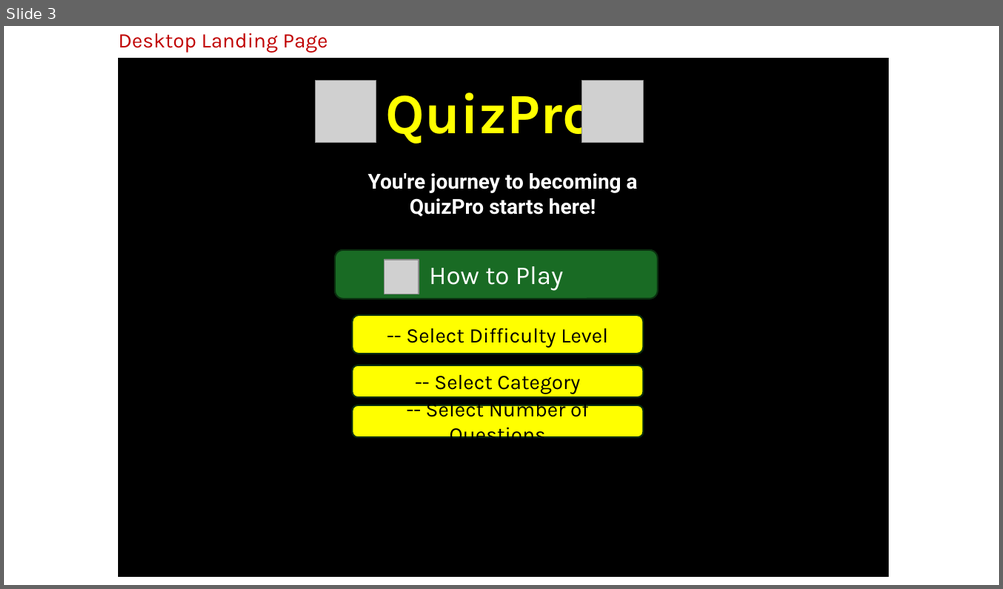
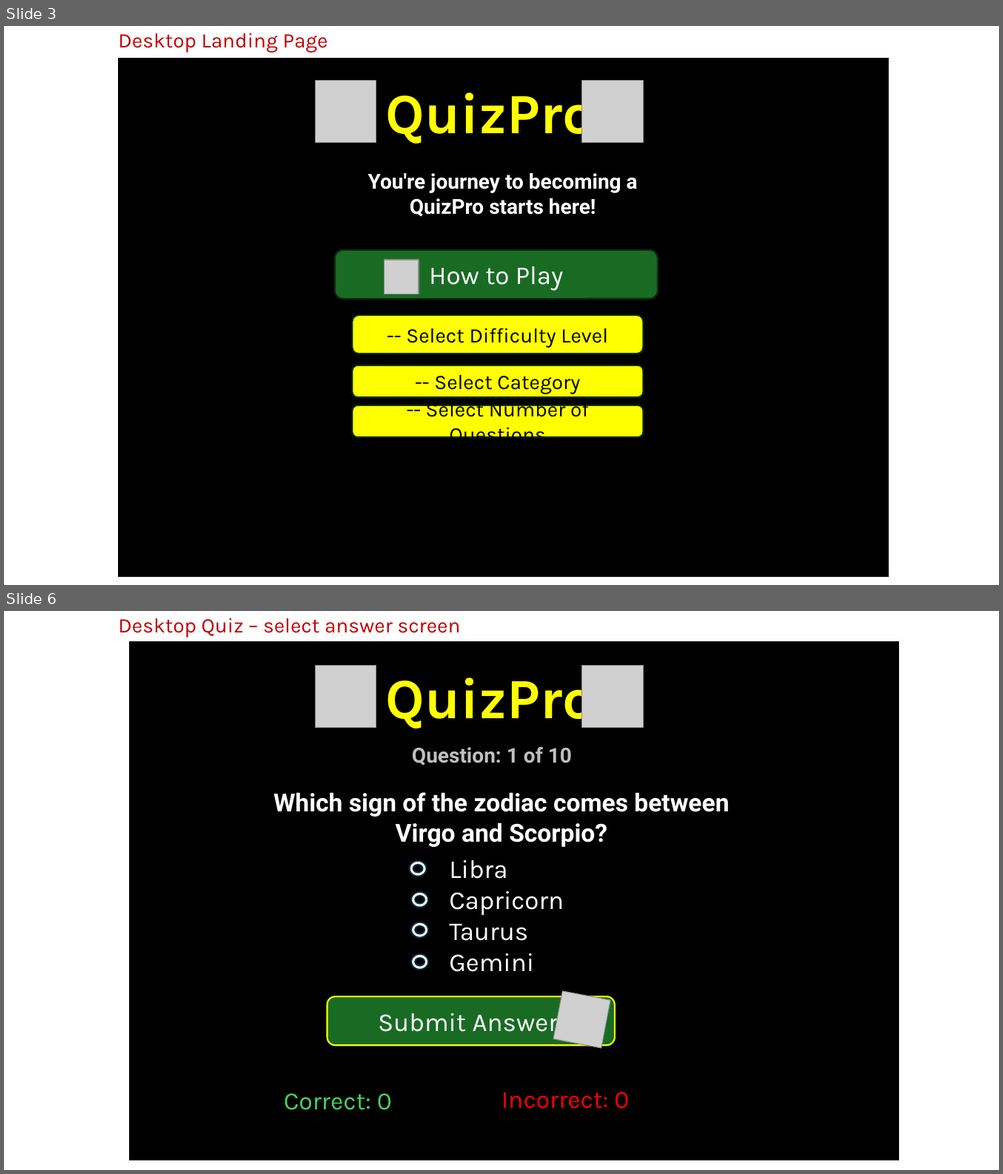
Before and after one commit to ProfessorJames/quizpro, a slide deck: assets/wireframes/PP2 - Wireframes.pptx. Shown one above the other, each under a label of ours: slide 3 before the commit, slides 3 and 6 after it; the slides between them are not shown. The pictures are 1003x589 and 1003x1174 pixels, drawn with LibreOffice and Linux fonts; fonts in the diff are those of the drawing; grey boxes stand for pictures. Boxes give left, top, right and bottom in pixels: in the first picture for what was removed or moved away, otherwise in the second. Text is boxed around its words. In the diff, an @@ line names an element or a change of style, - is before the commit and + after.

```diff
--- a/assets/wireframes/PP2 - Wireframes.pptx
+++ b/assets/wireframes/PP2 - Wireframes.pptx
@@ slide 6 added at bbox=[4, 611, 999, 1170], background #FFFFFF @@
@@ text added at bbox=[118, 618, 461, 638], 20 pt, text #C00000 @@
+Desktop Quiz – select answer screen
@@ rectangle added at bbox=[130, 642, 899, 1160], fill #000000, outline #000000 1.5 pt @@
@@ picture added at bbox=[315, 666, 376, 727] @@
@@ text added at bbox=[385, 668, 595, 729], 55 pt, text #FFFF00, bold @@
+QuizPro
@@ picture added at bbox=[581, 666, 643, 727] @@
@@ text added at bbox=[412, 746, 572, 766], 20 pt, text #BFBFBF, bold @@
+Question: 1 of 10
@@ text added at bbox=[273, 792, 728, 847], 24 pt, text #FFFFFF, bold @@
+Which sign of the zodiac comes between Virgo and Scorpio?
@@ donut added at bbox=[409, 861, 427, 877], fill #FFFFFF, outline #092A39 1.5 pt @@
@@ text added at bbox=[449, 860, 563, 972], 25 pt, text #FFFFFF @@
+Libra
+Capricorn
+Taurus
+Gemini
@@ donut added at bbox=[412, 892, 429, 908], fill #FFFFFF, outline #092A39 1.5 pt @@
@@ donut added at bbox=[412, 922, 429, 938], fill #FFFFFF, outline #092A39 1.5 pt @@
@@ donut added at bbox=[412, 954, 429, 970], fill #FFFFFF, outline #092A39 1.5 pt @@
@@ rounded rectangle added at bbox=[327, 997, 614, 1045], fill #196B24, outline #FFFF00 1.5 pt, 25 pt, text #FFFFFF @@
+Submit Answer
@@ picture added at bbox=[554, 991, 610, 1048] @@
@@ text added at bbox=[284, 1093, 392, 1111], 24 pt, text #47D45A @@
+Correct: 0
@@ text added at bbox=[501, 1092, 629, 1109], 24 pt, text #FF0000 @@
+Incorrect: 0
```
Also in this commit, not shown: 2 slides changed, 9 other slides added, 1 other file.
